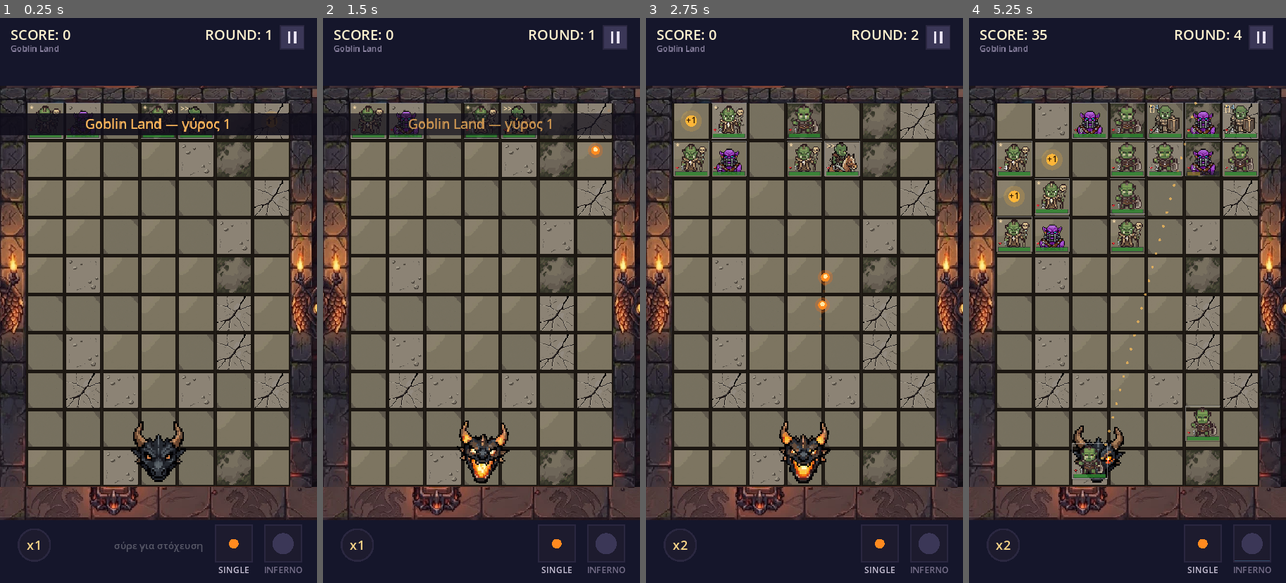
Above: before the commit, frames 1-4 (left to right).
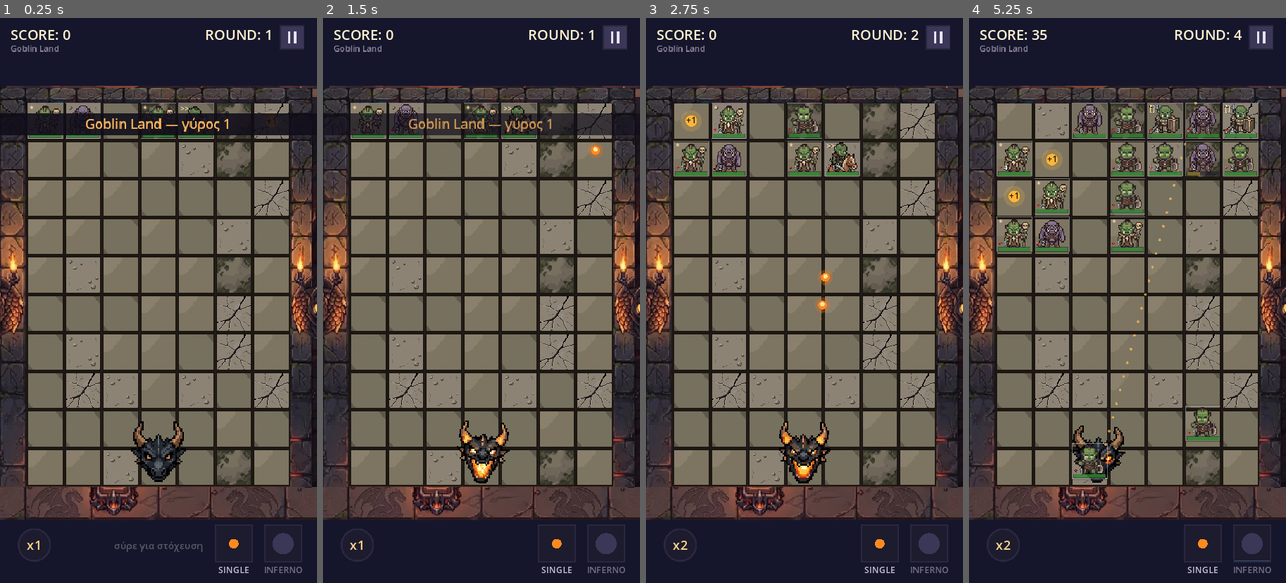
Above: after the commit, the same moments.

Repository: 40panos/-dragon
Game: Godot game, scene res://scenes/main.tscn
Two runs of this game, one before a commit and one after it. Both use one fixed random seed, a clock stepped at 60 frames per second and the inputs below.
Inputs (mouse positions are in pixels of both pictures, inside the frame that each line leads up to):
- Up to frame 1 (0.25 s): no input
- Up to frame 2 (1.5 s): move the mouse to (551, 272) at 0.52 s; click (551, 272) at 0.67 s; drag from (418, 328) to (595, 119) at 1.27 s
- Up to frame 3 (2.75 s): move the mouse to (836, 176) at 2.02 s; click (836, 176) at 2.17 s
- Up to frame 4 (5.25 s): drag from (1111, 413) to (1032, 215) at 2.77 s; move the mouse to (1222, 385) at 3.52 s; click (1222, 385) at 3.67 s; drag from (1032, 215) to (1079, 159) at 4.27 s; move the mouse to (1143, 300) at 5.02 s; click (1143, 300) at 5.17 s

The runs differ from the first frame. In frame 1, less than 0.1% of the frame differs, in the area x 22-30%, y 15-21%; in frame 2, 0.2%; in frame 3, 0.3%; in frame 4, 1.3%, in the area x 21-78%, y 15-41%.

Commit message:
Restyle the brute into the warband, with idle and hit animation
The brute was the last enemy still wearing its original art: a 128x128
bust in a different palette and a different level of detail from the
32x32 fills-the-frame sprites the other four got. It is also the only
enemy with no ability, so it had no animation either - a static
portrait while everything around it moved.

New sprite from a PixelLab pro character generated with the existing
orc-warband character (82cf29df) as style_character_id, so the brute
comes out of the same style rather than being matched by hand. Kept its
identity - purple-grey ogre, tusks, leather straps, heavy club - just
redrawn at 32x32 in the warband's proportions.

Animation: the fight-stance-idle-8-frames and taking-punch templates
both came back visibly degraded on this character (face collapsed into
a pale blob, and the hit set rendered the body noticeably smaller than
the idle set, which would pop on every hit), so both were regenerated
in v3 mode from action descriptions instead. 8 idle frames looping at
6fps and 9 hit frames at 12fps - the same counts and rates as the
goblin, which is the reference unit.

v3 returns 44x44 because the silhouette grows the canvas, so the frames
were cut down to 32x32 with a single shared window (union bbox of all
17 frames is 29x30, so nothing is clipped) - one window for every frame
rather than per-frame bbox alignment, which would have cancelled out
the recoil motion. Pure cropping, no resampling. The window lands the
animation on exactly the static sprite's bbox, so idle and the fallback
portrait line up.

Both area files were rewritten through ResourceSaver, since the real
EnemyType lives embedded in each of them and data/enemies/brute.tres is
loaded by nobody.

Verified: import clean, 71/71 tests (8 new: no ability, frame counts,
one shared canvas across both states, same canvas as the goblin and not
the old 128x128, and the hit reaction playing through and returning to
idle), 240-frame run clean, and a screenshot from a real game with all
five enemies side by side.

Co-Authored-By: Claude Opus 5 <noreply@anthropic.com>

Diff:
--- a/data/areas/01_goblin_land.tres
+++ b/data/areas/01_goblin_land.tres
@@ -45,6 +45,23 @@
 [ext_resource type="Texture2D" path="res://art/knight_hit_2.png" id="42_2fbn1"]
 [ext_resource type="Texture2D" path="res://art/knight_hit_3.png" id="43_8pdif"]
 [ext_resource type="Texture2D" path="res://art/knight_hit_4.png" id="44_8573s"]
+[ext_resource type="Texture2D" path="res://art/brute_hit_1.png" id="44_jrpl8"]
+[ext_resource type="Texture2D" path="res://art/brute_hit_2.png" id="45_76p47"]
+[ext_resource type="Texture2D" path="res://art/brute_hit_3.png" id="46_132o0"]
+[ext_resource type="Texture2D" path="res://art/brute_hit_4.png" id="47_s5wgk"]
+[ext_resource type="Texture2D" path="res://art/brute_hit_5.png" id="48_etedj"]
+[ext_resource type="Texture2D" path="res://art/brute_hit_6.png" id="49_0pmk1"]
+[ext_resource type="Texture2D" path="res://art/brute_hit_7.png" id="50_dicrl"]
+[ext_resource type="Texture2D" path="res://art/brute_hit_8.png" id="51_x1su7"]
+[ext_resource type="Texture2D" path="res://art/brute_hit_9.png" id="52_gtaht"]
+[ext_resource type="Texture2D" path="res://art/brute_idle_1.png" id="53_q54py"]
+[ext_resource type="Texture2D" path="res://art/brute_idle_2.png" id="54_ogmrc"]
+[ext_resource type="Texture2D" path="res://art/brute_idle_3.png" id="55_t4g4c"]
+[ext_resource type="Texture2D" path="res://art/brute_idle_4.png" id="56_i3yjx"]
+[ext_resource type="Texture2D" path="res://art/brute_idle_5.png" id="57_0p2qx"]
+[ext_resource type="Texture2D" path="res://art/brute_idle_6.png" id="58_2tkxy"]
+[ext_resource type="Texture2D" path="res://art/brute_idle_7.png" id="59_tpsjv"]
+[ext_resource type="Texture2D" path="res://art/brute_idle_8.png" id="60_altyc"]
 
 [sub_resource type="Resource" id="Resource_y72qm"]
 script = ExtResource("2_q7sd1")
@@ -118,9 +135,9 @@
 id = "brute"
 display_name = "Brute"
 sprite = ExtResource("10_g4j03")
-frames_idle = Array[Texture2D]([])
+frames_idle = Array[Texture2D]([ExtResource("53_q54py"), ExtResource("54_ogmrc"), ExtResource("55_t4g4c"), ExtResource("56_i3yjx"), ExtResource("57_0p2qx"), ExtResource("58_2tkxy"), ExtResource("59_tpsjv"), ExtResource("60_altyc")])
 fps_idle = 6.0
-frames_hit = Array[Texture2D]([])
+frames_hit = Array[Texture2D]([ExtResource("44_jrpl8"), ExtResource("45_76p47"), ExtResource("46_132o0"), ExtResource("47_s5wgk"), ExtResource("48_etedj"), ExtResource("49_0pmk1"), ExtResource("50_dicrl"), ExtResource("51_x1su7"), ExtResource("52_gtaht")])
 fps_hit = 12.0
 hp_mult = 1.6
 tier = 3
--- a/data/areas/02_frost_marches.tres
+++ b/data/areas/02_frost_marches.tres
@@ -44,7 +44,24 @@
 [ext_resource type="Texture2D" path="res://art/knight_hit_1.png" id="41_kc5u6"]
 [ext_resource type="Texture2D" path="res://art/knight_hit_2.png" id="42_4t5mw"]
 [ext_resource type="Texture2D" path="res://art/knight_hit_3.png" id="43_2m05t"]
+[ext_resource type="Texture2D" path="res://art/brute_hit_1.png" id="44_03mtb"]
 [ext_resource type="Texture2D" path="res://art/knight_hit_4.png" id="44_gruhx"]
+[ext_resource type="Texture2D" path="res://art/brute_hit_2.png" id="45_7h0ts"]
+[ext_resource type="Texture2D" path="res://art/brute_hit_3.png" id="46_b4jxk"]
+[ext_resource type="Texture2D" path="res://art/brute_hit_4.png" id="47_mo18n"]
+[ext_resource type="Texture2D" path="res://art/brute_hit_5.png" id="48_b5qrb"]
+[ext_resource type="Texture2D" path="res://art/brute_hit_6.png" id="49_d7gwn"]
+[ext_resource type="Texture2D" path="res://art/brute_hit_7.png" id="50_tuunk"]
+[ext_resource type="Texture2D" path="res://art/brute_hit_8.png" id="51_c2qlt"]
+[ext_resource type="Texture2D" path="res://art/brute_hit_9.png" id="52_4hule"]
+[ext_resource type="Texture2D" path="res://art/brute_idle_1.png" id="53_3dhip"]
+[ext_resource type="Texture2D" path="res://art/brute_idle_2.png" id="54_5hggb"]
+[ext_resource type="Texture2D" path="res://art/brute_idle_3.png" id="55_detp4"]
+[ext_resource type="Texture2D" path="res://art/brute_idle_4.png" id="56_pka0f"]
+[ext_resource type="Texture2D" path="res://art/brute_idle_5.png" id="57_fvhr4"]
+[ext_resource type="Texture2D" path="res://art/brute_idle_6.png" id="58_7tibr"]
+[ext_resource type="Texture2D" path="res://art/brute_idle_7.png" id="59_316sg"]
+[ext_resource type="Texture2D" path="res://art/brute_idle_8.png" id="60_us0a8"]
 
 [sub_resource type="Resource" id="Resource_y72qm"]
 script = ExtResource("2_x2kko")
@@ -118,9 +135,9 @@
 id = "brute"
 display_name = "Brute"
 sprite = ExtResource("10_igkcm")
-frames_idle = Array[Texture2D]([])
+frames_idle = Array[Texture2D]([ExtResource("53_3dhip"), ExtResource("54_5hggb"), ExtResource("55_detp4"), ExtResource("56_pka0f"), ExtResource("57_fvhr4"), ExtResource("58_7tibr"), ExtResource("59_316sg"), ExtResource("60_us0a8")])
 fps_idle = 6.0
-frames_hit = Array[Texture2D]([])
+frames_hit = Array[Texture2D]([ExtResource("44_03mtb"), ExtResource("45_7h0ts"), ExtResource("46_b4jxk"), ExtResource("47_mo18n"), ExtResource("48_b5qrb"), ExtResource("49_d7gwn"), ExtResource("50_tuunk"), ExtResource("51_c2qlt"), ExtResource("52_4hule")])
 fps_hit = 12.0
 hp_mult = 1.6
 tier = 3
--- a/tests/run_tests.gd
+++ b/tests/run_tests.gd
@@ -255,6 +255,36 @@
 		not orc_block.hit_playing)
 	orc_block.queue_free()
 
+	print("--- animation εχθρού (brute idle+hit) ---")
+	# ο brute είναι ο μόνος εχθρός χωρίς ικανότητα· πήρε το ίδιο ζευγάρι
+	# animation με τον goblin (8 idle σε βρόχο, 9 hit μία φορά)
+	var brute_type: EnemyType = m.enemy_by_id["brute"]
+	ok("ο brute δεν έχει ικανότητα", brute_type.ability == null)
+	ok("φορτώθηκαν 8 καρέ idle", brute_type.frames_idle.size() == 8,
+		"(%d)" % brute_type.frames_idle.size())
+	ok("φορτώθηκαν 9 καρέ hit", brute_type.frames_hit.size() == 9,
+		"(%d)" % brute_type.frames_hit.size())
+	var brute_sizes := {}
+	for tex in brute_type.frames_idle + brute_type.frames_hit:
+		brute_sizes[tex.get_size()] = true
+	ok("όλα τα καρέ σε ίδιο καμβά, ώστε να μη χοροπηδάει", brute_sizes.size() == 1,
+		str(brute_sizes.keys()))
+	ok("ίδιος καμβάς με τον goblin, όχι το παλιό 128x128",
+		brute_type.frames_idle[0].get_size() == goblin_type.frames_idle[0].get_size()
+			and brute_type.sprite.get_size() == Vector2(32, 32),
+		str(brute_type.sprite.get_size()))
+	var brute_block = m._make_block(4, 0, brute_type, 5.0, 1, 1, false)
+	brute_block.idle_t = 0.0
+	ok("πριν το χτύπημα δείχνει idle", brute_block.portrait_frame() == brute_block.frames_idle[0])
+	brute_block.take_damage(1.0)
+	brute_block._process(0.2)      # 0.2s * 12fps = καρέ 2, μέσα στη διάρκεια (9/12=0.75s)
+	ok("μέσα στην αντίδραση δείχνει καρέ hit, όχι idle",
+		brute_block.hit_playing and brute_block.frames_hit.find(brute_block.portrait_frame()) == 2,
+		"(%d)" % brute_block.frames_hit.find(brute_block.portrait_frame()))
+	brute_block._process(1.0)      # σίγουρα πέρασε η διάρκεια
+	ok("μετά το τέλος ξαναγυρίζει στο idle", not brute_block.hit_playing)
+	brute_block.queue_free()
+
 	print("--- animation χτυπήματος στον knight και τον warlock ---")
 	var knight_type: EnemyType = m.enemy_by_id["knight"]
 	var warlock_type: EnemyType = m.enemy_by_id["warlock"]
Binary file changed: art/brute.png
Binary file added: art/brute_hit_1.png
Not shown, added: art/brute_hit_1.png.import
Binary file added: art/brute_hit_2.png
Not shown, added: art/brute_hit_2.png.import
Binary file added: art/brute_hit_3.png
Not shown, added: art/brute_hit_3.png.import
Binary file added: art/brute_hit_4.png
Not shown, added: art/brute_hit_4.png.import
Binary file added: art/brute_hit_5.png
Not shown, added: art/brute_hit_5.png.import
Binary file added: art/brute_hit_6.png
(and 25 more such lines)
